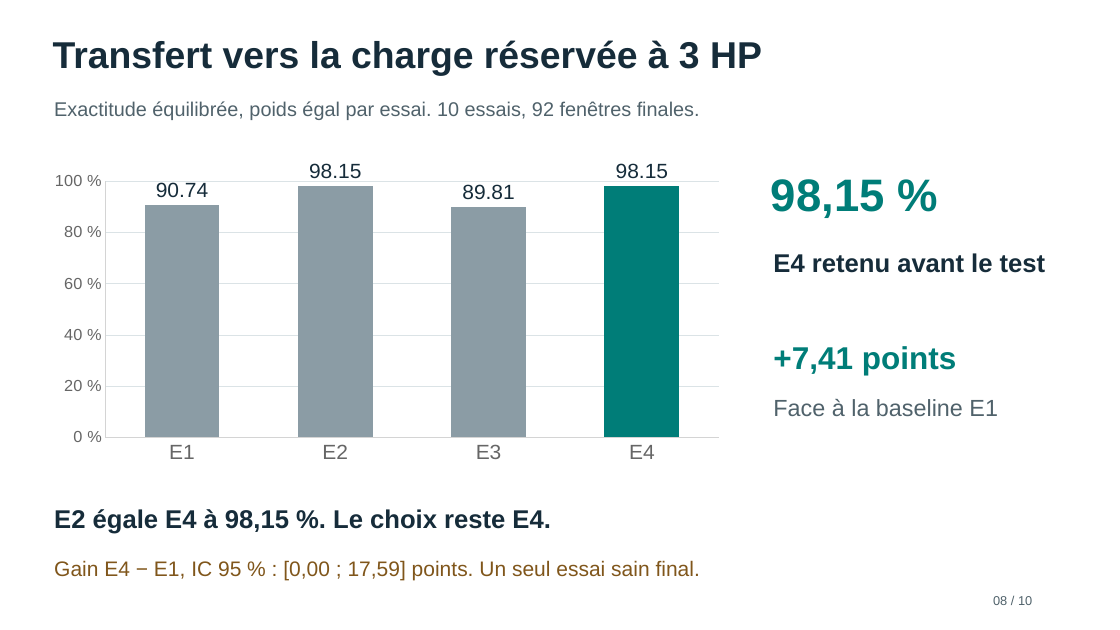
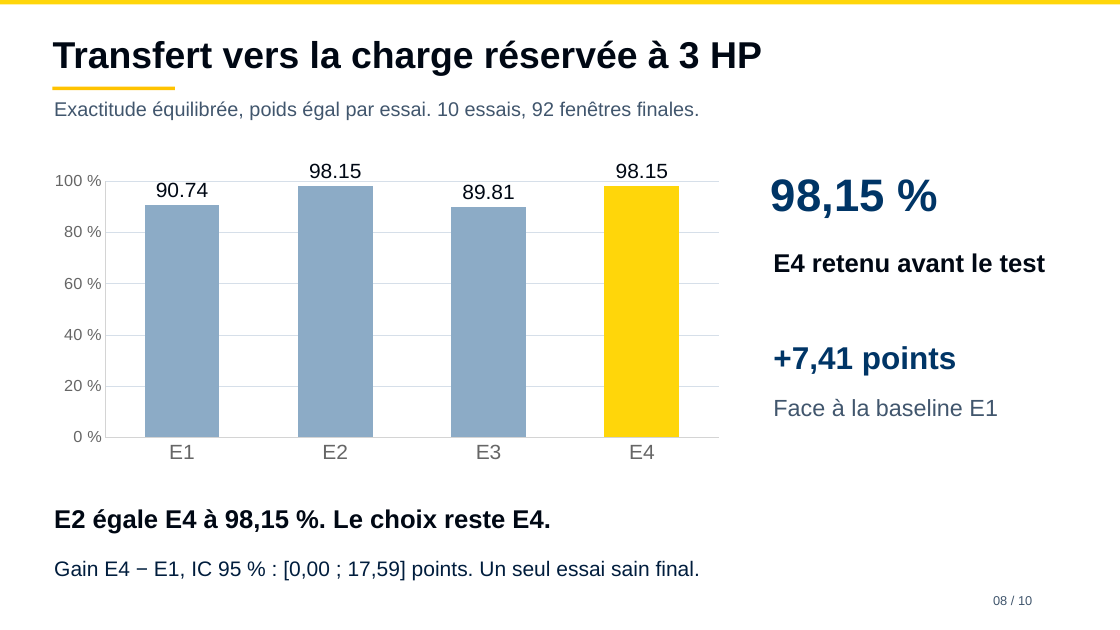
Before and after one commit to Lavdal-Yahya/IoT-mini-project, a slide deck: slide 8 of presentation/dashboard/diagnostic_dashboard.pptx. Drawn at 1120x630 pixels with LibreOffice and Linux fonts; fonts in the diff are those of the drawing. Boxes give left, top, right and bottom in pixels: in the first picture for what was removed or moved away, otherwise in the second. Text is boxed around its words. In the diff, an @@ line names an element or a change of style, - is before the commit and + after.

```diff
--- a/presentation/dashboard/diagnostic_dashboard.pptx
+++ b/presentation/dashboard/diagnostic_dashboard.pptx
@@ rectangle added at box(0, 0, 1120, 4), fill #FFD60A @@
@@ rectangle added at box(52, 87, 175, 90), fill #FFC300 @@
@@ text "Exactitude équilibrée, poids égal par ..." at box(54, 101, 700, 120): text colour #50626B to #41566D @@
@@ column chart at box(41, 160, 733, 471) @@
@@ colour of Series 1 #8B9CA5 to #8CABC6 @@
@@ data labels of Series 1 changed @@
@@ colours of single points changed @@
@@ value axis changed @@
@@ text "98,15 %" at box(771, 179, 885, 218): text colour #007D78 to #003566 @@
@@ text "+7,41 points" at box(773, 346, 956, 375): text colour #007D78 to #003566 @@
@@ text "Face à la baseline E1" at box(773, 399, 998, 416): text colour #50626B to #41566D @@
@@ text colour #162C3A to #000814 in 3 elements at box(53, 40, 762, 76), box(773, 253, 1046, 273), box(54, 509, 550, 534) @@
@@ text "Gain E4 − E1, IC ..." at box(54, 560, 700, 581): text colour #80561B to #001D3D @@
```
Also in this commit, not shown: 9 other slides changed, 37 other files.
